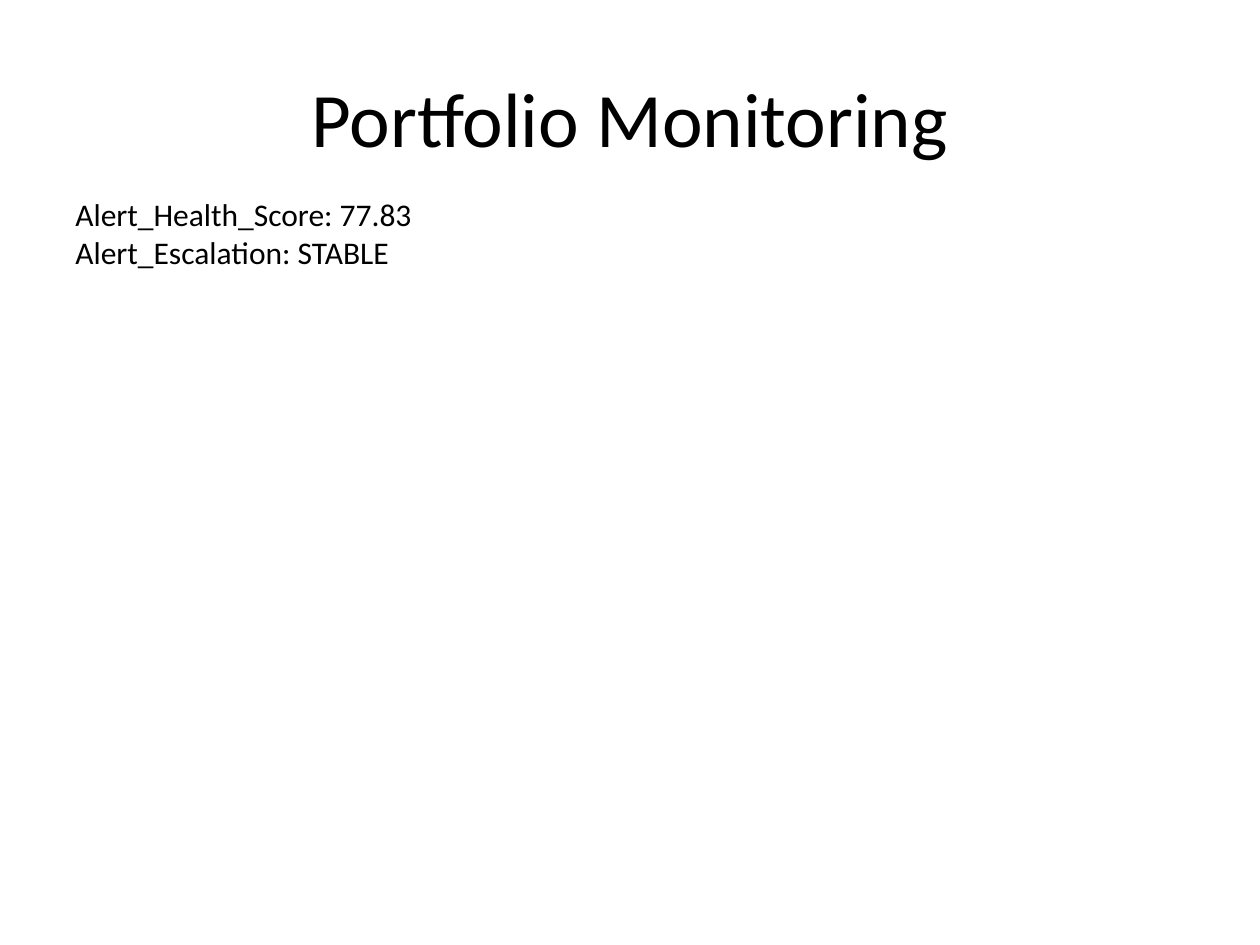
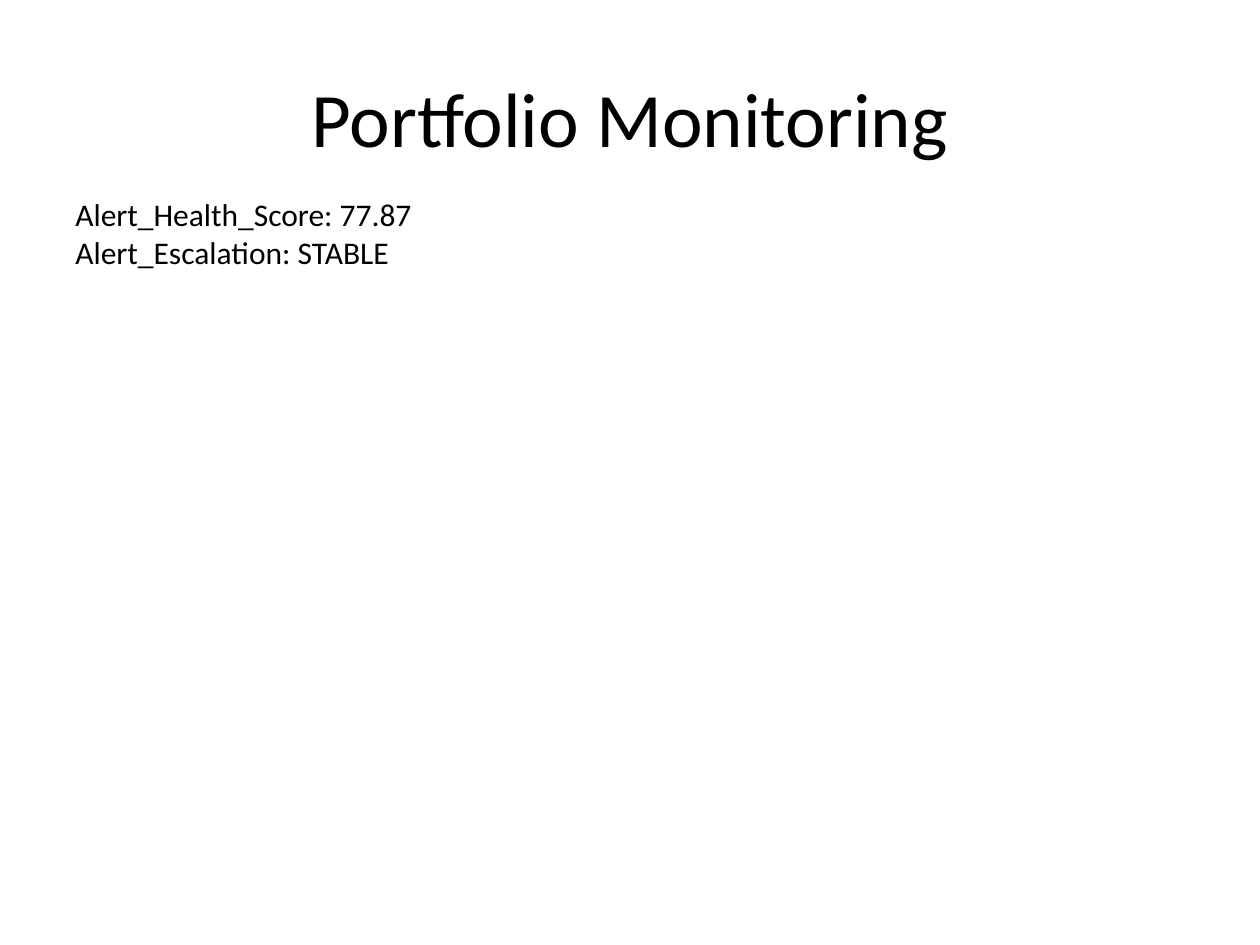
Before and after one commit to sakshinekkala28/Institutional_Quant_Platform, a slide deck: slide 9 of data/reports/investment_committee_presentation.pptx. Drawn at 1260x945 pixels with LibreOffice and Linux fonts; fonts in the diff are those of the drawing. Boxes give left, top, right and bottom in pixels: in the first picture for what was removed or moved away, otherwise in the second. Text is boxed around its words. In the diff, an @@ line names an element or a change of style, - is before the commit and + after.

```diff
--- a/data/reports/investment_committee_presentation.pptx
+++ b/data/reports/investment_committee_presentation.pptx
@@ text at (75, 204, 412, 231): text changed @@
-Alert_Health_Score: 77.83
+Alert_Health_Score: 77.87
```
Also in this commit, not shown: 3 other slides changed, 14 other files.
